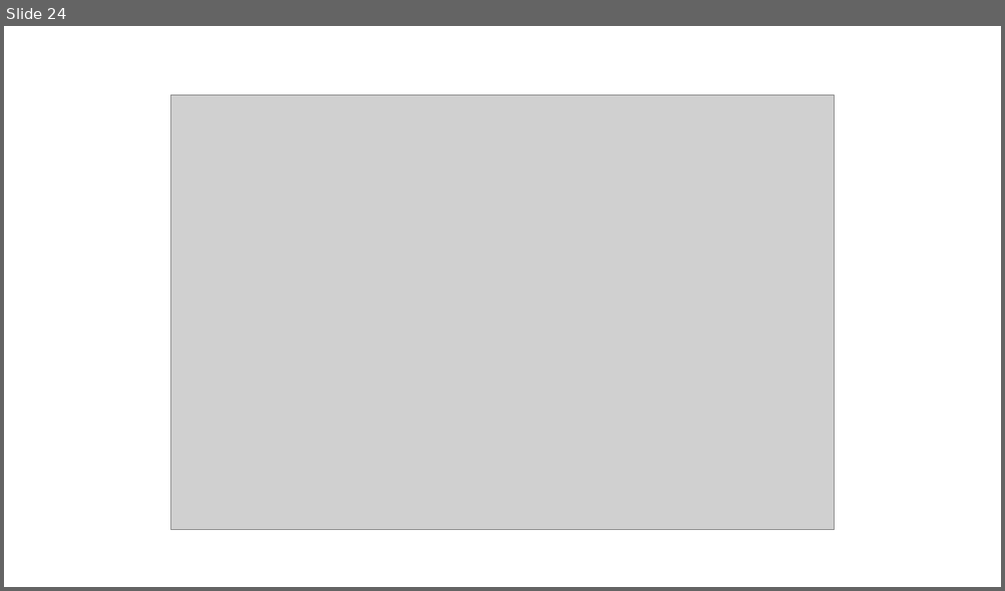
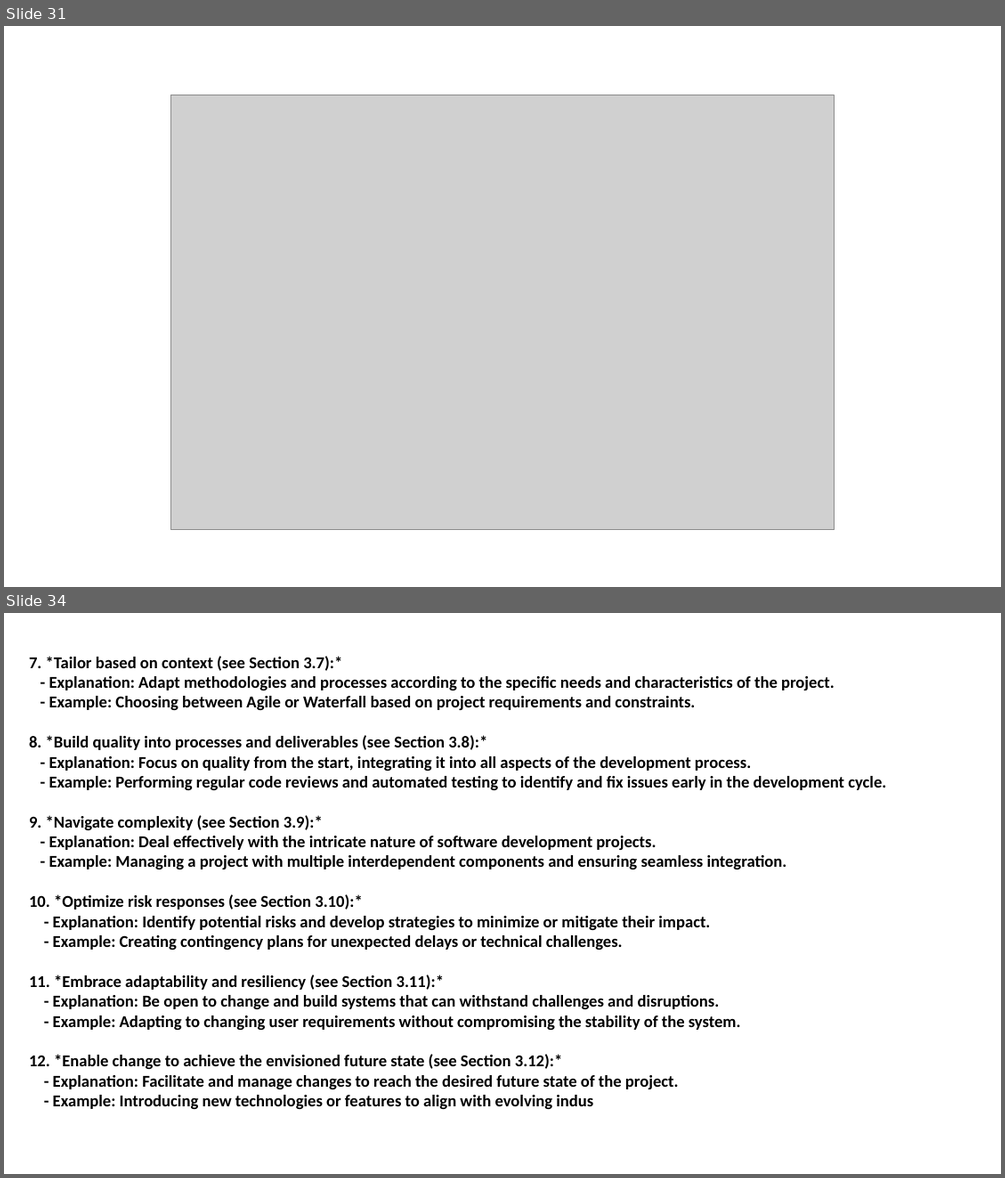
Before and after one commit to Syed007Hassan/Fast-Material-CS-SE, a slide deck: 7TH SEMESTER/Fundamentals Of Software & Project Management - Iqra Fahad/Lectures/FSPM_W5.pptx. Shown one above the other, each under a label of ours: slide 24 before the commit, slides 31 and 34 after it; the slides between them are not shown. The pictures are 1005x591 and 1005x1178 pixels, drawn with LibreOffice and Linux fonts; fonts in the diff are those of the drawing; grey boxes stand for pictures. Boxes give left, top, right and bottom in pixels: in the first picture for what was removed or moved away, otherwise in the second. Text is boxed around its words. In the diff, an @@ line names an element or a change of style, - is before the commit and + after.

```diff
--- a/7TH SEMESTER/Fundamentals Of Software & Project Management - Iqra Fahad/Lectures/FSPM_W5.pptx
+++ b/7TH SEMESTER/Fundamentals Of Software & Project Management - Iqra Fahad/Lectures/FSPM_W5.pptx
@@ slide 34 added at <box>4,613,1001,1174</box>, background #FFFFFF @@
@@ subtitle added at <box>29,656,886,1109</box>, 16 pt, text #000000, bold @@
+7. *Tailor based on context (see Section 3.7):*
+- Explanation: Adapt methodologies and processes according to the specific needs and characteristics of the project.
+- Example: Choosing between Agile or Waterfall based on project requirements and constraints.
+8. *Build quality into processes and deliverables (see Section 3.8):*
+- Explanation: Focus on quality from the start, integrating it into all aspects of the development process.
+- Example: Performing regular code reviews and automated testing to identify and fix issues early in the development cycle.
+9. *Navigate complexity (see Section 3.9):*
+- Explanation: Deal effectively with the intricate nature of software development projects.
+- Example: Managing a project with multiple interdependent components and ensuring seamless integration.
+10. *Optimize risk responses (see Section 3.10):*
+- Explanation: Identify potential risks and develop strategies to minimize or mitigate their impact.
+- Example: Creating contingency plans for unexpected delays or technical challenges.
+11. *Embrace adaptability and resiliency (see Section 3.11):*
+- Explanation: Be open to change and build systems that can withstand challenges and disruptions.
+- Example: Adapting to changing user requirements without compromising the stability of the system.
+12. *Enable change to achieve the envisioned future state (see Section 3.12):*
+- Explanation: Facilitate and manage changes to reach the desired future state of the project.
+- Example: Introducing new technologies or features to align with evolving indus
@@ what was slide 24 is now slide 31 @@
```
Also in this commit, not shown: 1 slide changed, 10 other slides added, 2 slides removed, 45 other files.
